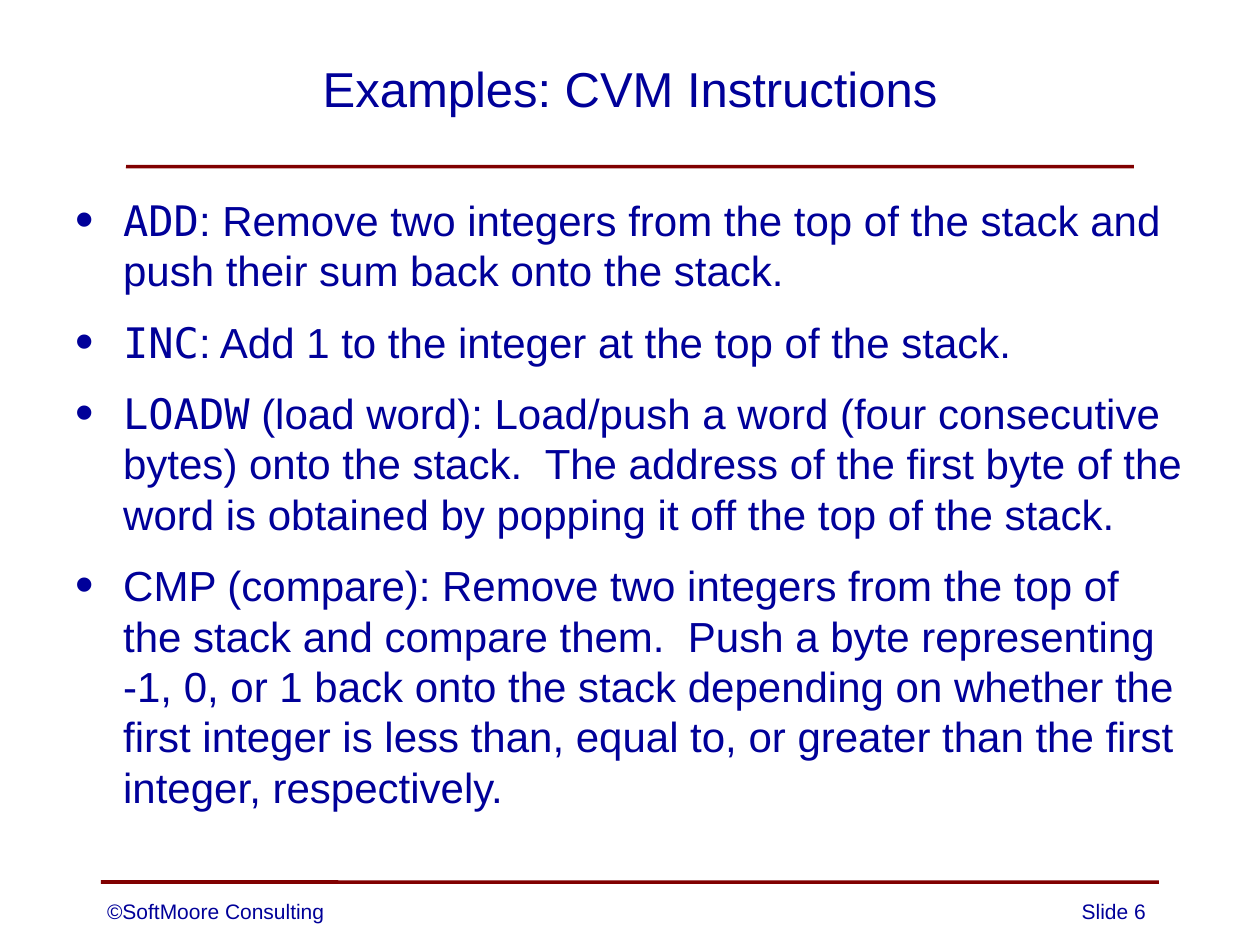
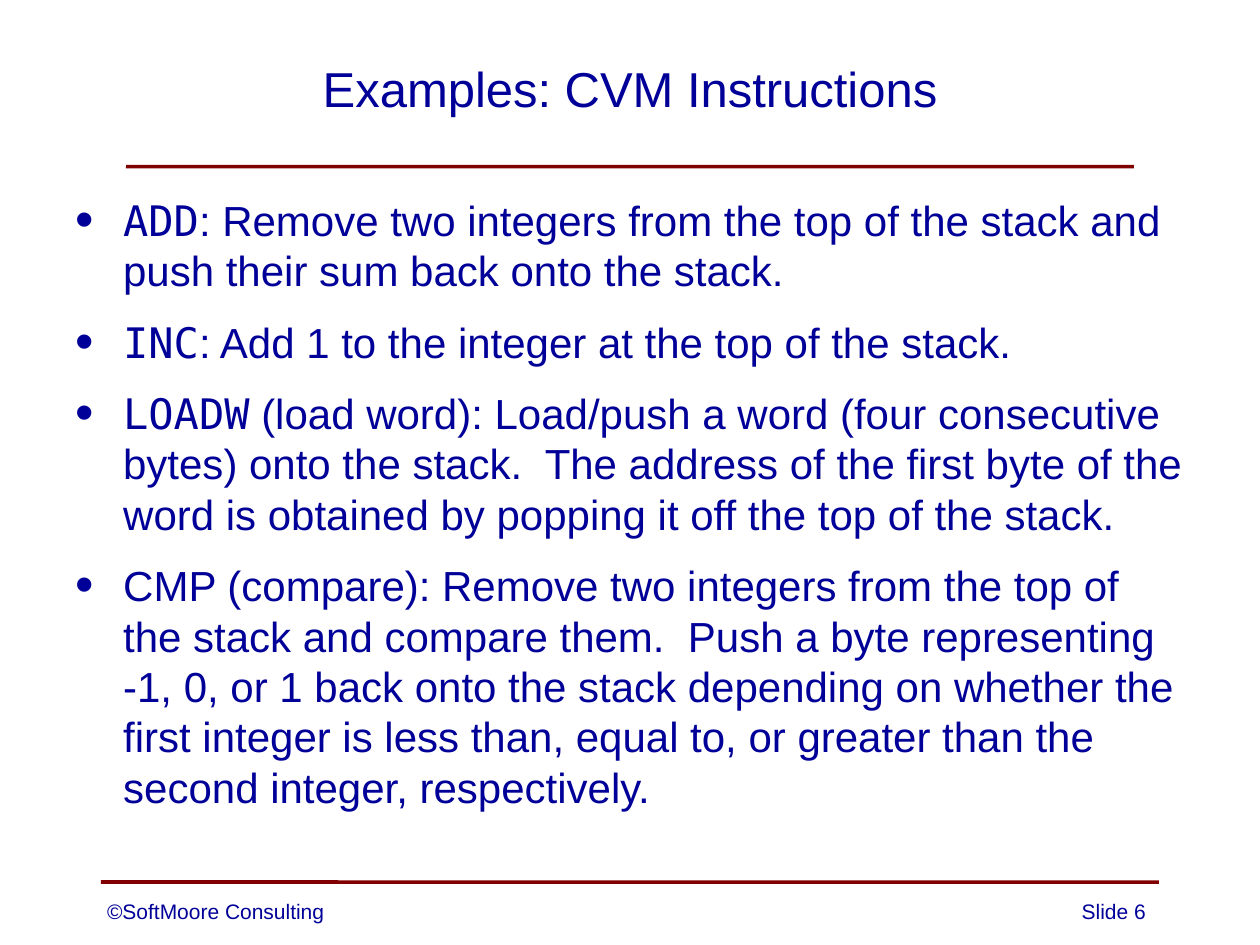
Before and after one commit to SoftMoore/CPRL-Kt, a slide deck: slide 6 of PowerPoint Slides/10 - CVM.pptx. Drawn at 1260x945 pixels with LibreOffice and Linux fonts; fonts in the diff are those of the drawing. Boxes give left, top, right and bottom in pixels: in the first picture for what was removed or moved away, otherwise in the second. Text is boxed around its words. In the diff, an @@ line names an element or a change of style, - is before the commit and + after.

Commit message:
Update 10 - CVM.pptx
minor updates to one or two slides

```diff
--- a/PowerPoint Slides/10 - CVM.pptx
+++ b/PowerPoint Slides/10 - CVM.pptx
@@ text at box(123, 570, 1173, 811): text changed @@
-• CMP (compare): Remove two integers from the top of the stack and compare them. Push a byte representing
-  -1, 0, or 1 back onto the stack depending on whether the first integer is less than, equal to, or greater than the first integer, respectively.
+• CMP (compare): Remove two integers from the top of the stack and compare them. Push a byte representing
+  -1, 0, or 1 back onto the stack depending on whether the first integer is less than, equal to, or greater than the second integer, respectively.
```
